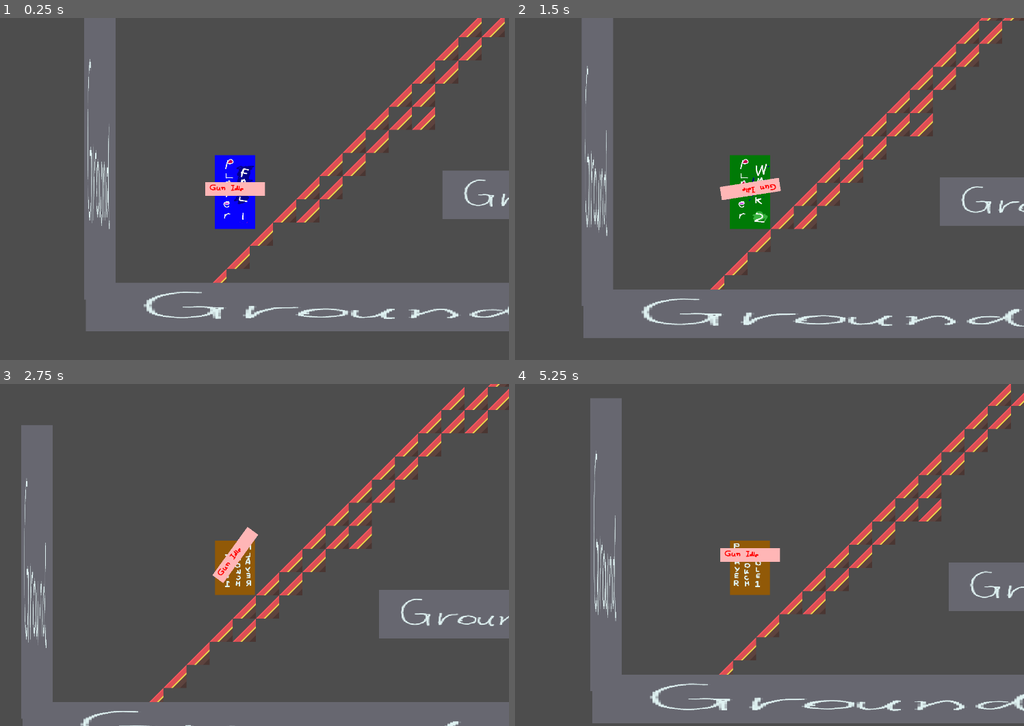
Above: before the commit, frames 1-4 (two rows, left to right).
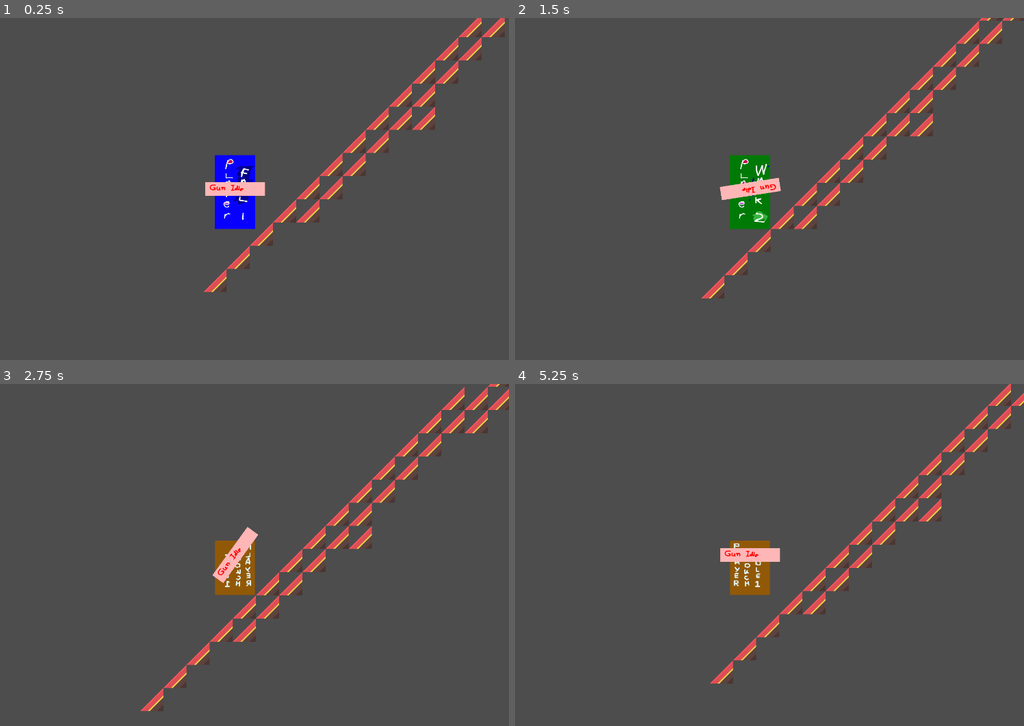
Above: after the commit, the same moments.

Repository: haruo-gabriel/portal2d
Game: Godot game, scene res://Scenes/Main/main.tscn
The game is run twice, just before and just after one commit, with the same random seed, the same clock (stepped at 60 frames per second) and the same inputs.
Inputs (mouse positions are in pixels of both pictures, inside the frame that each line leads up to):
- Up to frame 1 (0.25 s): no input
- Up to frame 2 (1.5 s): move the mouse to (871, 171) at 0.52 s; hold Shift (crouch) 0.53-1.28 s; hold D (move_right) from 0.53 s (still down); tap Space (jump) at 0.77 s; move the mouse to (642, 206) at 1.27 s; tap Shift (crouch) at 1.35 s
- Up to frame 3 (2.75 s): tap Space (jump) at 1.52 s; move the mouse to (290, 479) at 2.02 s; release D (move_right) at 2.03 s; hold A (move_left) from 2.03 s (still down); hold Shift (crouch) from 2.03 s (still down)
- Up to frame 4 (5.25 s): move the mouse to (723, 623) at 2.77 s; release A (move_left) at 2.78 s; release Shift (crouch) at 2.78 s; hold D (move_right) 2.78-4.28 s; tap Shift (crouch) at 2.85, 4.35 s; tap Space (jump) at 3.02, 3.77, 4.52 s; move the mouse to (912, 606) at 3.52 s; hold Shift (crouch) 3.53-4.28 s; move the mouse to (586, 503) at 4.27 s; hold A (move_left) 4.28-5.03 s; move the mouse to (779, 555) at 5.02 s; hold D (move_right) from 5.03 s (still down); hold Shift (crouch) from 5.03 s (still down)

The runs differ from the first frame. In frame 1, 18% of the frame differs, in the area x 16-100%, y 0-92%; in frame 2, 19%, in the area x 13-100%, y 0-94%; in frame 3, 15%; in frame 4, 19%.

Commit message:
Removing the other static surfaces in favor of the tile map
´GROUND´ wont be used anymore :(

Diff:
--- a/godot project/Scenes/Main/main.tscn
+++ b/godot project/Scenes/Main/main.tscn
@@ -1,7 +1,6 @@
-[gd_scene load_steps=9 format=3 uid="uid://c6fjyuywr5mou"]
+[gd_scene load_steps=5 format=3 uid="uid://c6fjyuywr5mou"]
 
 [ext_resource type="Texture2D" uid="uid://dkbi1hqe5jan0" path="res://TileMap/TileSheet/tilesheet_complete.png" id="1_fqwxf"]
-[ext_resource type="Texture2D" uid="uid://c2s2imqq1vfyt" path="res://Sprites/Terrain/ground.png" id="1_k084f"]
 [ext_resource type="PackedScene" uid="uid://wgnluw24avir" path="res://Scenes/Player/player.tscn" id="2_rsmok"]
 
 [sub_resource type="TileSetAtlasSource" id="TileSetAtlasSource_753bf"]
@@ -828,15 +827,6 @@
 physics_layer_0/collision_layer = 1
 sources/2 = SubResource("TileSetAtlasSource_753bf")
 
-[sub_resource type="RectangleShape2D" id="RectangleShape2D_e83n2"]
-size = Vector2(1515, 130)
-
-[sub_resource type="RectangleShape2D" id="RectangleShape2D_ax0lw"]
-size = Vector2(574.75, 137)
-
-[sub_resource type="RectangleShape2D" id="RectangleShape2D_1q85x"]
-size = Vector2(92, 754.5)
-
 [node name="Main" type="Node"]
 
 [node name="TileMap" type="TileMap" parent="."]
@@ -844,41 +834,5 @@
 format = 2
 layer_0/tile_data = PackedInt32Array(786437, 196610, 1, 720902, 196610, 1, 655367, 196610, 1, 589833, 196610, 1, 589832 …(475 unchanged characters)…
 
-[node name="Platform" type="StaticBody2D" parent="."]
-position = Vector2(1356, 745)
-
-[node name="CollisionShape2D" type="CollisionShape2D" parent="Platform"]
-position = Vector2(-599.5, 128)
-shape = SubResource("RectangleShape2D_e83n2")
-
-[node name="Sprite2D" type="Sprite2D" parent="Platform"]
-position = Vector2(-599, 129)
-scale = Vector2(7.62, 1.34)
-texture = ExtResource("1_k084f")
-
-[node name="Ceiling" type="StaticBody2D" parent="."]
-position = Vector2(1215, 463)
-
-[node name="CollisionShape2D" type="CollisionShape2D" parent="Ceiling"]
-position = Vector2(46.625, 100)
-shape = SubResource("RectangleShape2D_ax0lw")
-
-[node name="Sprite2D" type="Sprite2D" parent="Ceiling"]
-position = Vector2(48.5, 101)
-scale = Vector2(2.835, 1.34)
-texture = ExtResource("1_k084f")
-
-[node name="Wall" type="StaticBody2D" parent="."]
-position = Vector2(337, 297)
-
-[node name="Sprite2D" type="Sprite2D" parent="Wall"]
-position = Vector2(-303, 150.75)
-scale = Vector2(0.435, 8.105)
-texture = ExtResource("1_k084f")
-
-[node name="CollisionShape2D" type="CollisionShape2D" parent="Wall"]
-position = Vector2(-304, 123.75)
-shape = SubResource("RectangleShape2D_1q85x")
-
 [node name="Player" parent="." instance=ExtResource("2_rsmok")]
 position = Vector2(408, 608)
